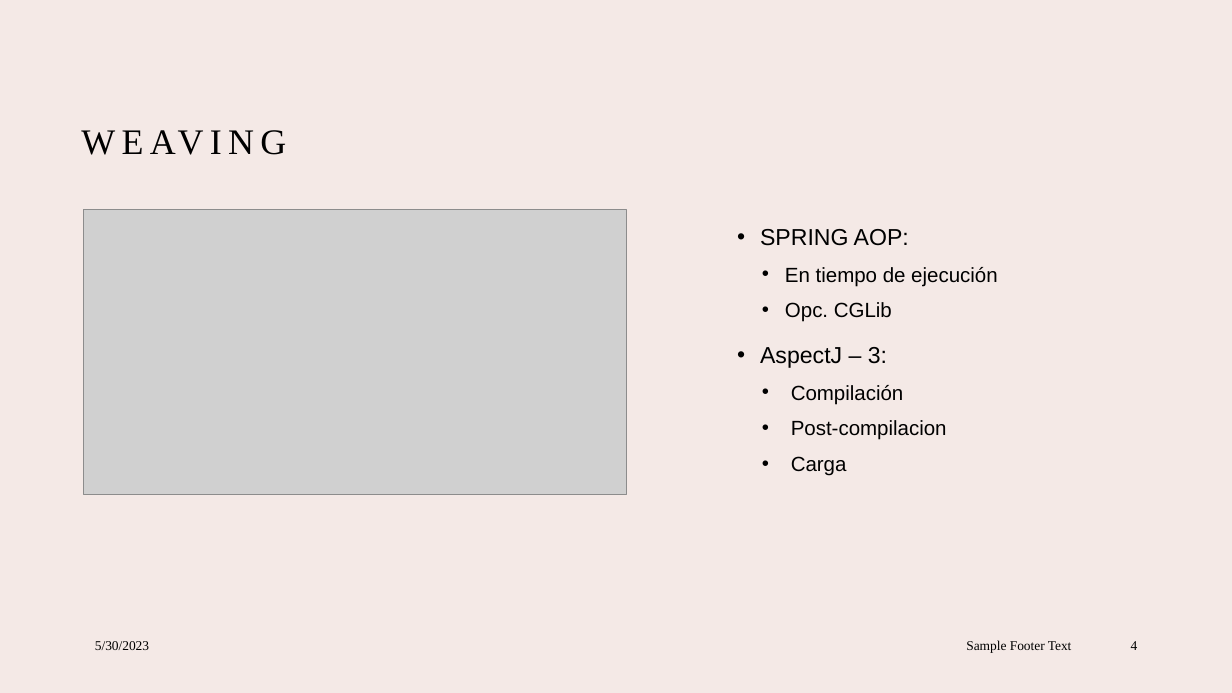
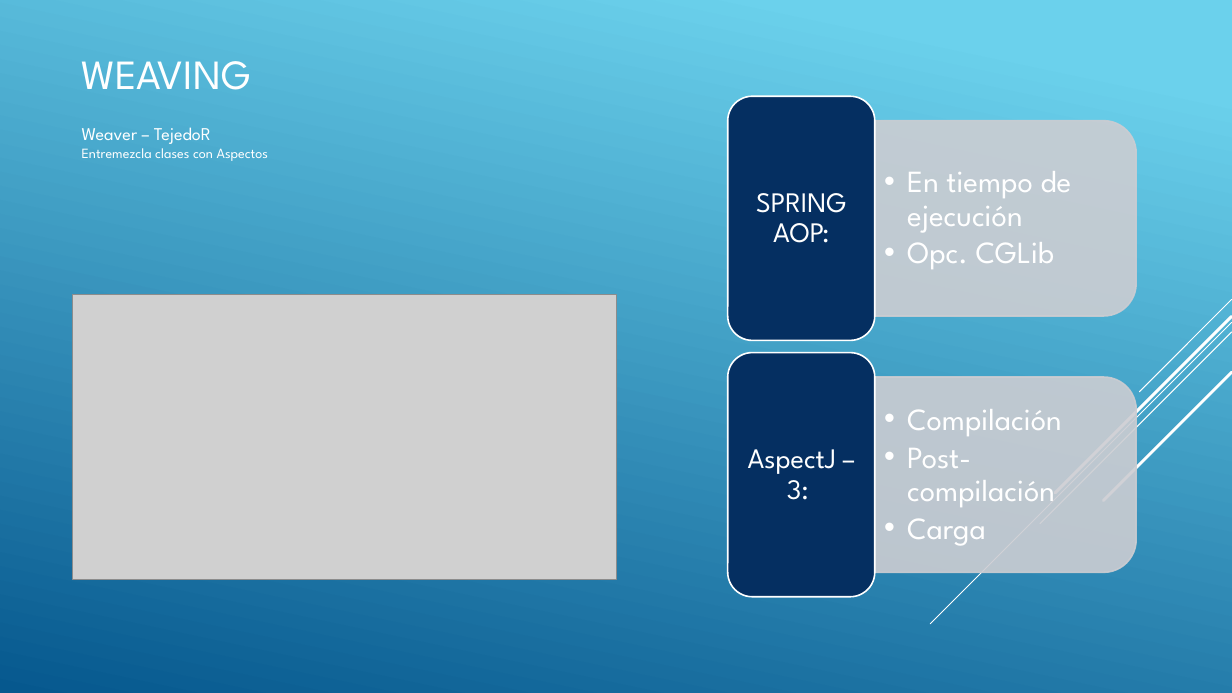
Before and after one commit to dargor94/java-prom-path, a slide deck: slide 4 of src/java-prom-path/aop/AOP.pptx. Drawn at 1232x693 pixels with LibreOffice and Linux fonts; fonts in the diff are those of the drawing; grey boxes stand for pictures. Boxes give left, top, right and bottom in pixels: in the first picture for what was removed or moved away, otherwise in the second. Text is boxed around its words. In the diff, an @@ line names an element or a change of style, - is before the commit and + after.

```diff
--- a/src/java-prom-path/aop/AOP.pptx
+++ b/src/java-prom-path/aop/AOP.pptx
@@ background #F4E9E6 to gradient #6ED2EB to #06588E @@
@@ rectangle added at (0,0,1232,693), fill gradient #6ED2EB to #06588E @@
@@ text "WEAVING" at (81,61,250,90): size 28 to 32.4 pt, font Times New Roman to League Spartan, text colour #000000 to #FFFFFF, letter spacing 5 to 0 pt; line spacing 1.2 to 1 @@
@@ text added at (82,127,268,161), 11 pt, text #FFFFFF @@
+Weaver – TejedoR
+Entremezcla clases con Aspectos
@@ text removed at (760,229,997,476) @@
-• SPRING AOP:
-  • En tiempo de ejecución
-  • Opc. CGLib
-• AspectJ – 3:
-  • Compilación
-  • Post-compilacion
-  • Carga
@@ picture: place and size @@
-picture at (83,210,628,494)
+picture at (72,295,616,579)
@@ group added at (931,299,1232,624): 5 lines @@
@@ group added at (728,96,1137,597): 4 texts, 2 round same rects, 2 rounded rectangles @@
+  • En tiempo de ejecución
+  • Opc. CGLib
+SPRING AOP:
+  • Compilación
+  • Post-compilación
+  • Carga
+AspectJ – 3:
@@ text removed at (95,641,149,650) @@
-5/30/2023
@@ text removed at (966,640,1072,653) @@
-Sample Footer Text
@@ page number removed at (1131,641,1138,650) @@
-4
```
Also in this commit, not shown: 3 other slides changed, 1 other file.
